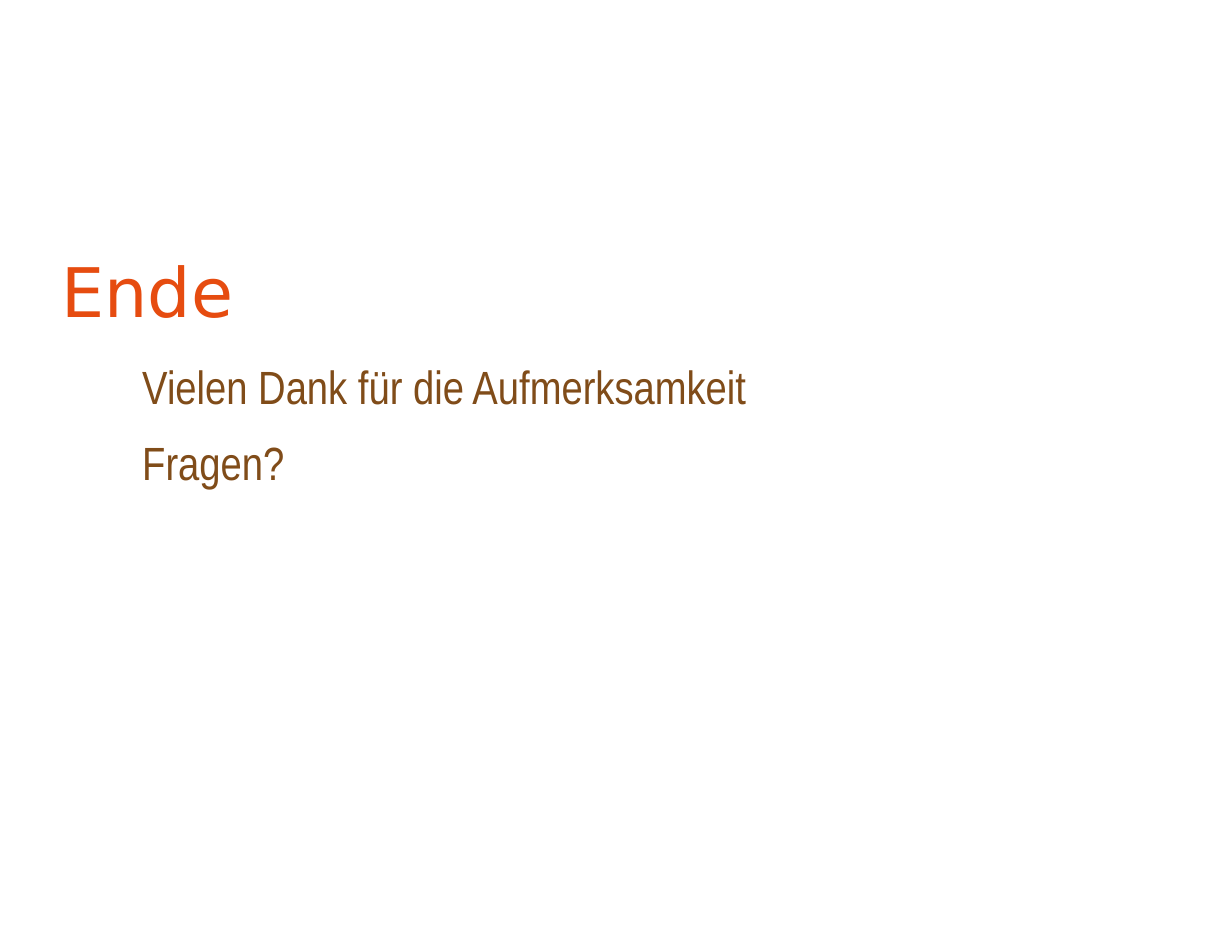
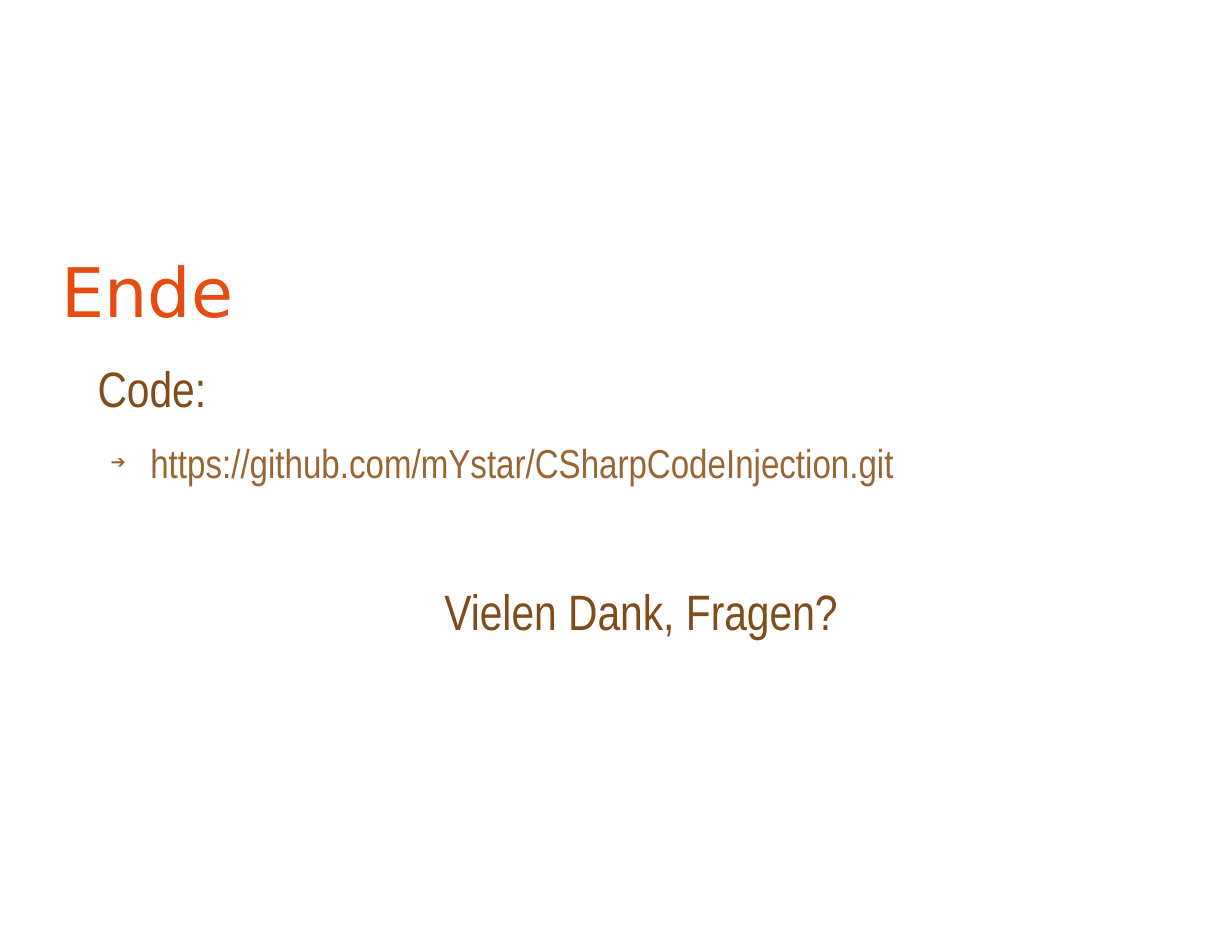
Before and after one commit to mYstar/CSharpCodeInjection, a slide deck: slide 7 of praesi.odp. Drawn at 1232x925 pixels with LibreOffice and Linux fonts; fonts in the diff are those of the drawing; background and template pictures are left out. Boxes give left, top, right and bottom in pixels: in the first picture for what was removed or moved away, otherwise in the second. Text is boxed around its words. In the diff, an @@ line names an element or a change of style, - is before the commit and + after.

Commit message:
finale praesi

```diff
--- a/praesi.odp
+++ b/praesi.odp
@@ text at (98, 371, 893, 640): text changed; size 30 to 26 pt; text colour #804C19 to #996633 @@
-Vielen Dank für die Aufmerksamkeit
-Fragen?
+Code:
+  ➔ https://github.com/mYstar/CSharpCodeInjection.git
+Vielen Dank, Fragen?
```
